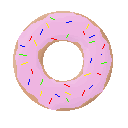
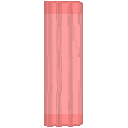
Layered file, before and after one edit (w=128, h=128). Changes by layer:
removed layer "Layer 2" over [19, 17, 107, 104]
removed layer "Layer 1 copy" over [15, 12, 112, 110]
removed layer "Layer 1" over [13, 11, 113, 111]
added layer "Layer 3" (multiply) above "Layer 4" over [44, 1, 83, 127]
added layer "Layer 4" above "Layer 3 copy" over [44, 1, 83, 127]
showed "Layer 3 copy" over [44, 1, 83, 127]
